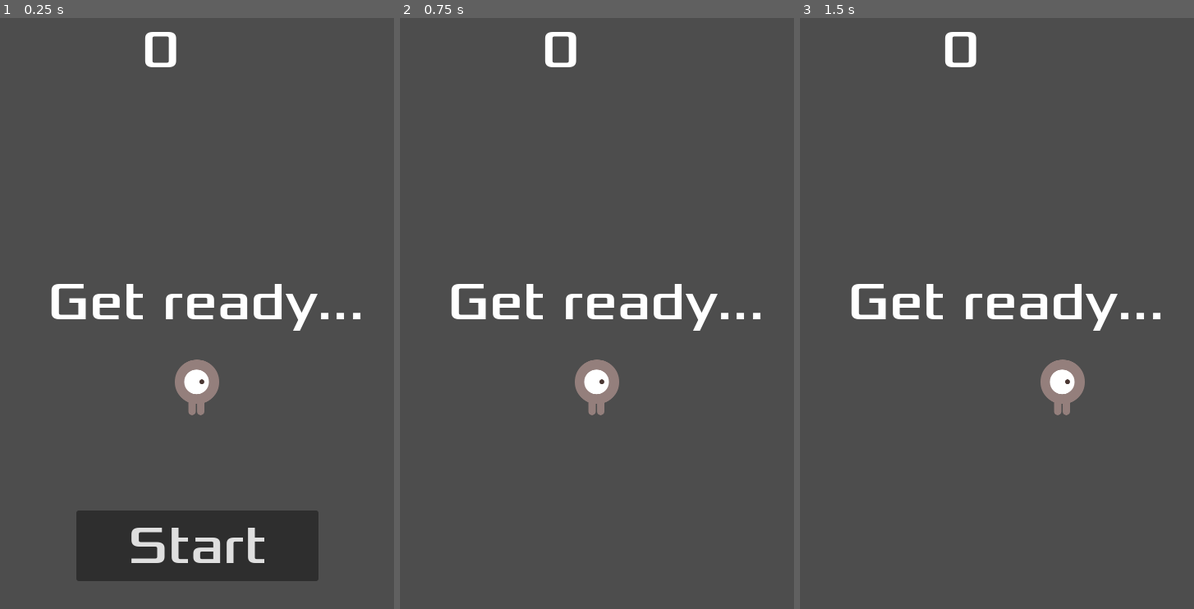
Above: before the commit, frames 1-3 (left to right).
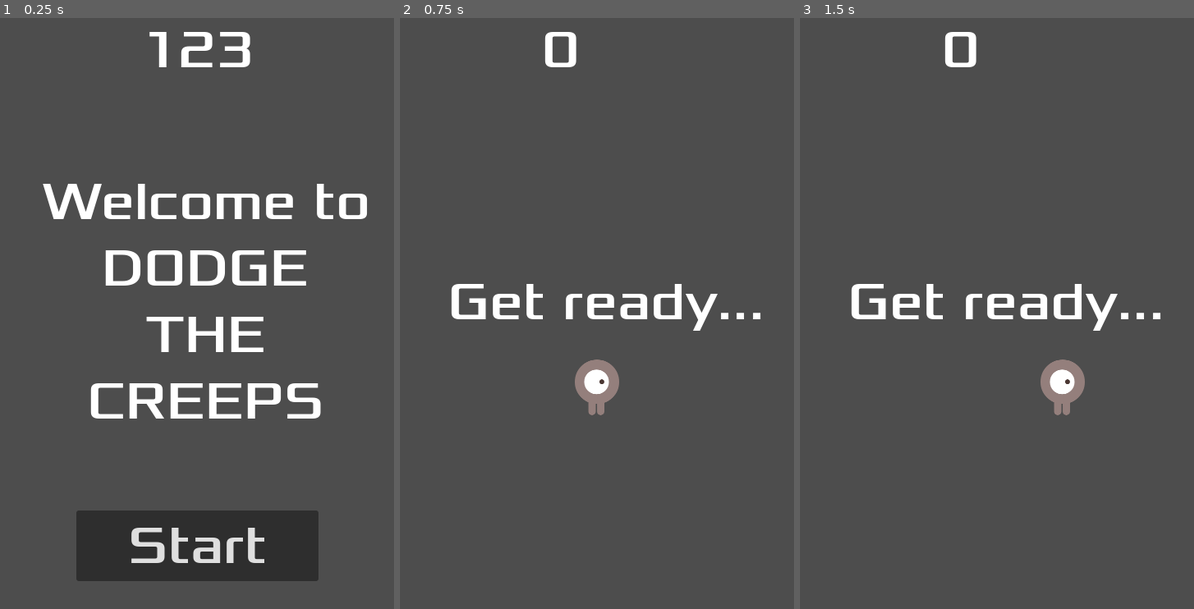
Above: after the commit, the same moments.

Repository: slinkp/godot-first-2d-game-tutorial
Game: Godot game, scene res://main.tscn
Same seed, same stepped clock (60 frames per second), same inputs: the game is played once before the commit and once after it.
Inputs:
- Up to frame 1 (0.25 s): no input
- Up to frame 2 (0.75 s): click "Start" at 0.5 s
- Up to frame 3 (1.5 s): tap Enter at 1.25 s; hold Right (move_right) from 1.28 s (still down)

The runs differ from the first frame. In frame 1, 8.7% of the frame differs, in the area x 10-94%, y 2-68%; in frame 2, nothing differs; in frame 3, nothing differs.

Commit message:
Don't start a new game till start pressed

Diff:
--- a/main.gd
+++ b/main.gd
@@ -5,7 +5,7 @@
 
 # Called when the node enters the scene tree for the first time.
 func _ready():
-	new_game()
+	pass  # new_game()
 
 # Called every frame. 'delta' is the elapsed time since the previous frame.
 func _process(_delta):
